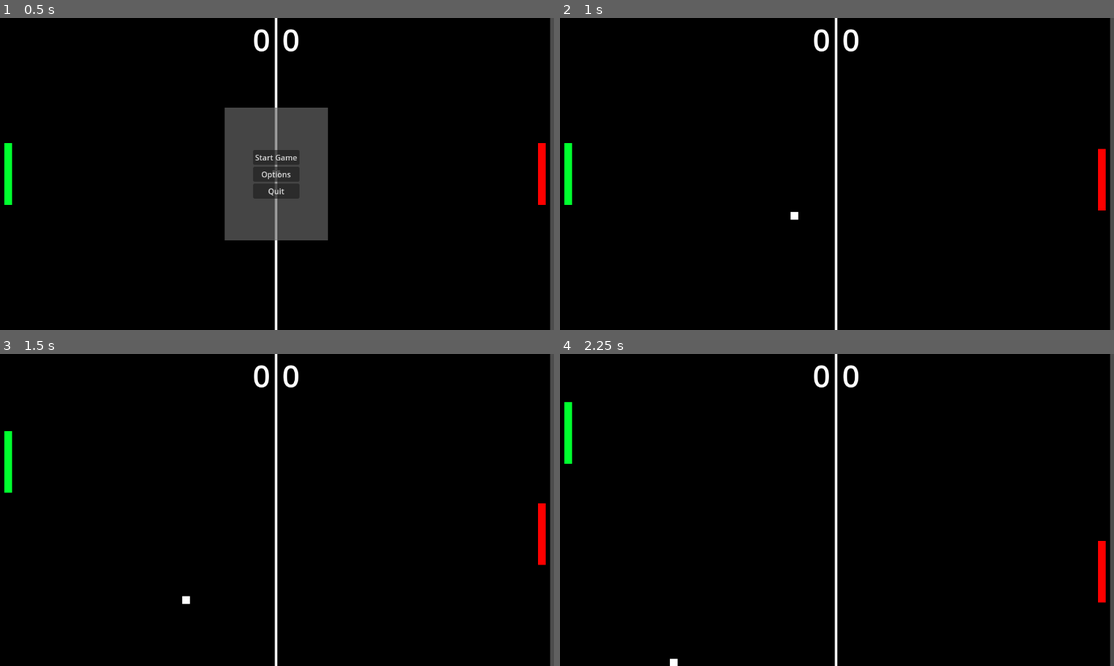
Above: before the commit, frames 1-4 (two rows, left to right).
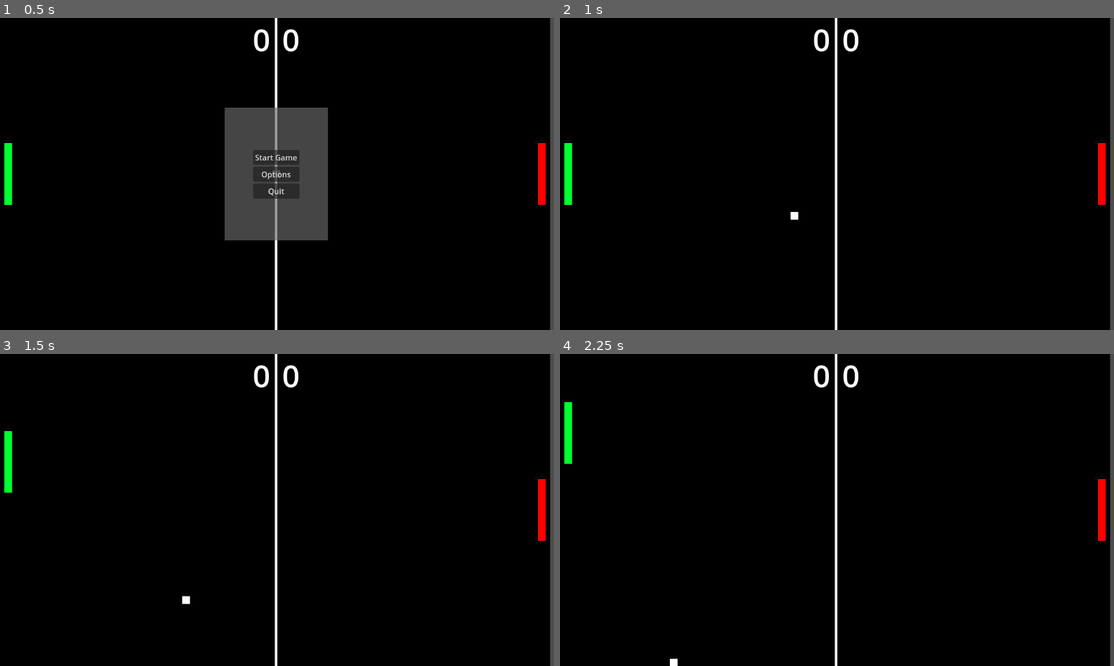
Above: after the commit, the same moments.

Repository: mlioz/pong
Game: Godot game, scene res://main.tscn
Same seed, same stepped clock (60 frames per second), same inputs: the game is played once before the commit and once after it.
Inputs:
- Up to frame 1 (0.5 s): no input
- Up to frame 2 (1 s): click "Start Game" at 0.5 s
- Up to frame 3 (1.5 s): hold Up (ui_up) from 1.28 s (still down)
- Up to frame 4 (2.25 s): release Up (ui_up) at 2.03 s; hold Down (ui_down) from 2.03 s (still down)

Frame 1 is identical in both runs. In frame 2, less than 0.1% of the frame differs, in the area x 97-99%, y 40-62%; in frame 3, 0.2%; in frame 4, 0.5%, in the area x 97-99%, y 40-80%.

Commit message:
ai moves to predicted y coordinate on ai side wall

Diff:
--- a/ai.gd
+++ b/ai.gd
@@ -1,12 +1,17 @@
 extends Area2D
 
 @onready var screen_size: Vector2 = get_viewport().size
+@onready var new_position: Vector2
 
 @export var speed: float = 500
 @export var paddle_size: Vector2 = Vector2(16, 128)
 @export var color: Color = Color.RED
 
-var ball_position: Vector2 = screen_size / 2
+var direction = 0
+
+func _ready() -> void:
+	center_paddle_position()
+	new_position = position
 
 func _draw():
 	draw_rect(Rect2(paddle_size.x / 2 * -1, paddle_size.y / 2 * -1, paddle_size.x, paddle_size.y), color, true)
@@ -16,10 +21,11 @@
 	position.y = screen_size.y / 2
 
 func _process(delta: float) -> void:
-	position.y += position.direction_to(ball_position).normalized().y * speed * delta
+	position.y = move_toward(position.y, new_position.y, speed * delta)
 
 	# Prevents the paddle from going off the screen
 	position.y = clampf(position.y, paddle_size.y / 2, screen_size.y - paddle_size.y / 2)
 
-func _on_ball_ball_position(pos: Vector2) -> void:
-	ball_position = pos
+func _on_ball_predicted_ball_bounce(y: int) -> void:
+	new_position.y = y
+	direction = (new_position.y - position.y)/abs(new_position.y - position.y)
--- a/ball.gd
+++ b/ball.gd
@@ -13,7 +13,7 @@
 var current_velocity: Vector2 = initial_velocity
 var reset_pos: bool = false
 
-signal ball_position(pos: Vector2)
+signal predicted_ball_bounce(y: int)
 signal ball_exited_screen
 
 func _draw() -> void:
@@ -21,16 +21,18 @@
 
 func _process(delta: float) -> void:
 	position += current_velocity * delta
+
 	if position.y < 0 or position.y > screen_size.y:
 		current_velocity.y = -current_velocity.y
 		high_bounce_sound.play()
-
-	ball_position.emit(position)
+		check_and_emit_ball_bounce_position(position, current_velocity)
 
 func _on_area_entered(area: Area2D) -> void:
 	if area.name == "Player":
 		current_velocity.x = abs(current_velocity.x - speed_increase)
 		low_bounce_sound.play()
+		check_and_emit_ball_bounce_position(position, current_velocity)
+
 	elif area.name == "AI":
 		current_velocity.x = -abs(current_velocity.x + speed_increase)
 		low_bounce_sound.play()
@@ -41,3 +43,25 @@
 func center_ball() -> void:
 	position = screen_size / 2
 	current_velocity = initial_velocity
+
+func check_and_emit_ball_bounce_position(ball_pos: Vector2, ball_vel: Vector2) -> void:
+	if current_velocity.x > 0:
+			var ball_y_bounce_predictions = get_preicted_ball_bounce(ball_pos, ball_vel)
+
+			# AI shouldn't move if the ball's bounce y coordinate is not on screen
+			if ball_y_bounce_predictions > 0:
+				predicted_ball_bounce.emit(ball_y_bounce_predictions)
+
+func get_preicted_ball_bounce(pos: Vector2, vel: Vector2) -> int:
+	 #Use the parametric equation for the ball's path to find what y value it will bounce on the AI's wall
+	 #pos = (posx, posy)
+	 #vel = (velx, vely)
+	 #x(t) = posx + velx*t
+	 #y(t) = posy + vely*t
+	 #t = (x - pox)/velx
+	 #y = posy + vely/velx*(x-posx)
+
+	var ai_paddle_x_pos = screen_size.x - 25
+	var ball_y_bounce = pos.y + vel.y/vel.x * (ai_paddle_x_pos - pos.x)
+
+	return ball_y_bounce
--- a/main.tscn
+++ b/main.tscn
@@ -28,4 +28,4 @@
 [node name="UI" parent="." instance=ExtResource("6_ag1i5")]
 
 [connection signal="ball_exited_screen" from="Ball" to="." method="game_over"]
-[connection signal="ball_position" from="Ball" to="AI" method="_on_ball_ball_position"]
+[connection signal="predicted_ball_bounce" from="Ball" to="AI" method="_on_ball_predicted_ball_bounce"]
--- a/player.tscn
+++ b/player.tscn
@@ -9,4 +9,5 @@
 script = ExtResource("1_a8jis")
 
 [node name="CollisionShape2D" type="CollisionShape2D" parent="."]
+visible = false
 shape = SubResource("RectangleShape2D_j4k55")
Not shown, changed: .DS_Store
